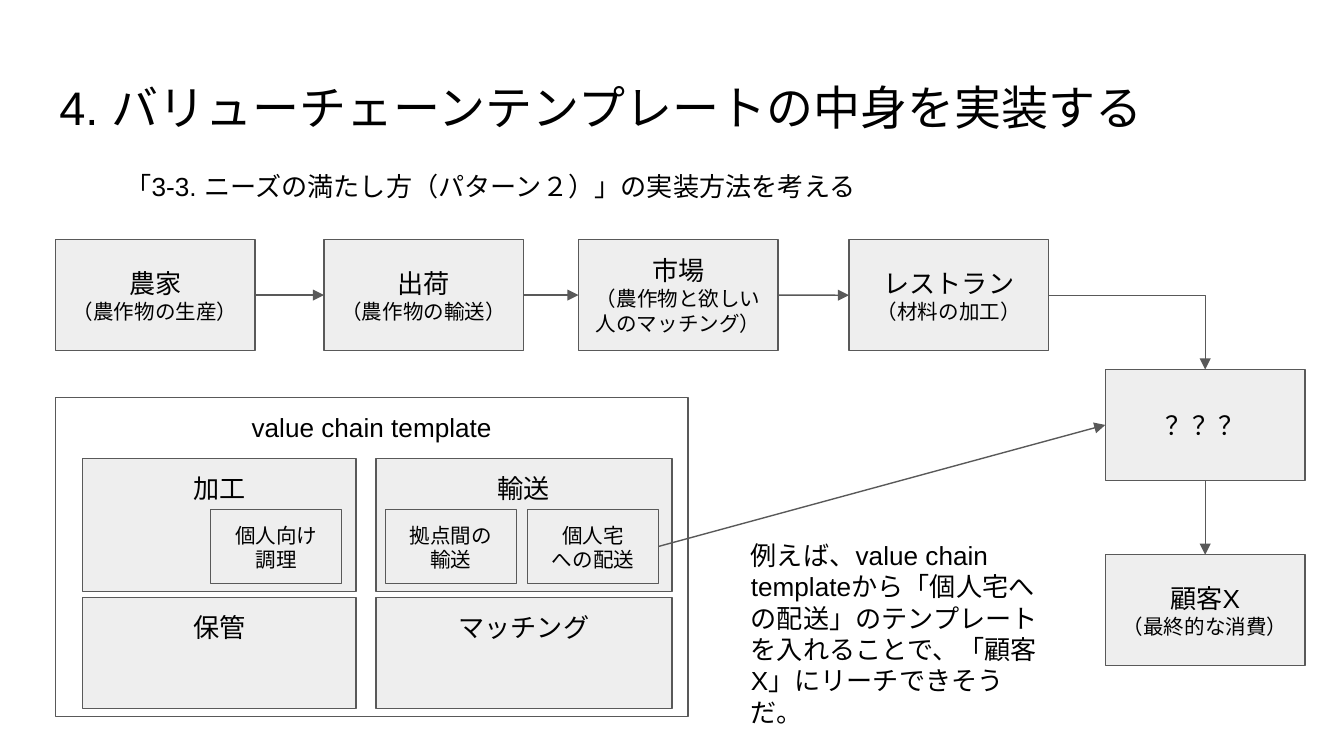
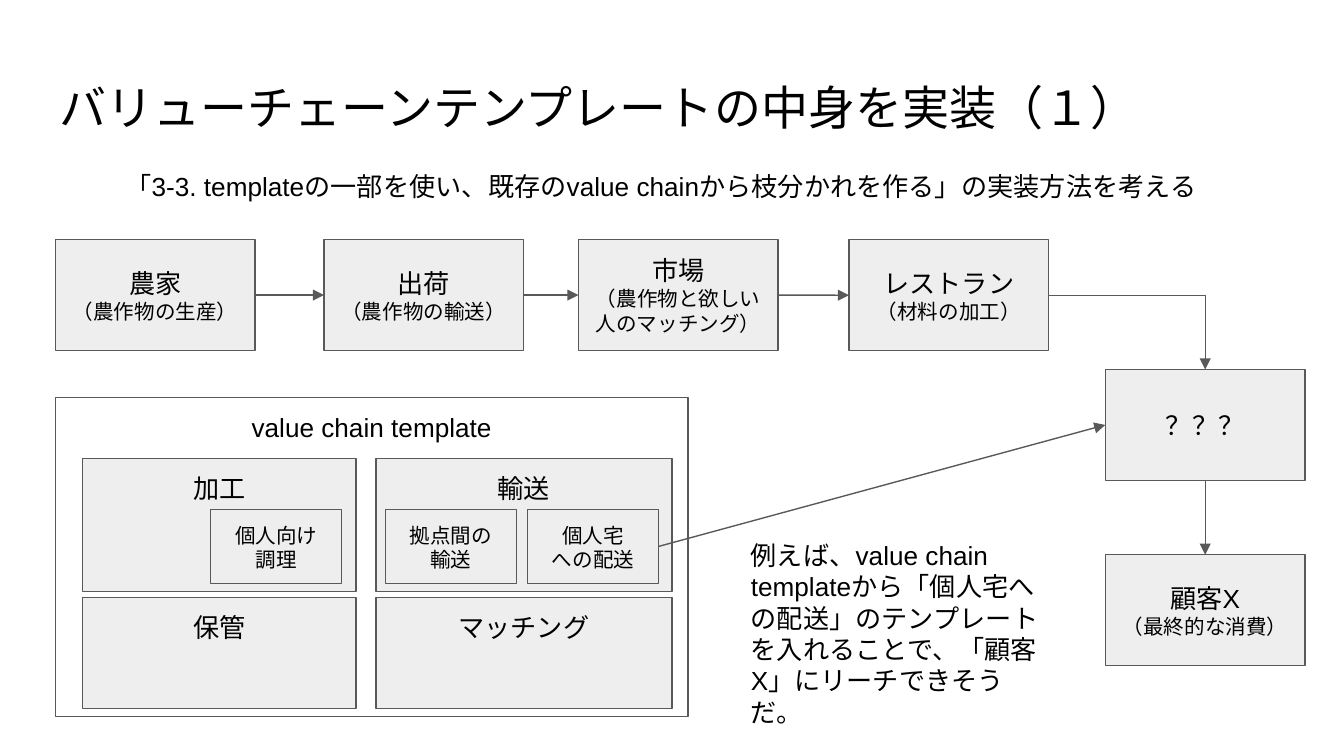
Before and after one commit to urashin/self-organized-value-chain, a slide deck: slide 7 of docs/base-idea/self-organizing-value-chain.pptx (slide 8 before the commit). Drawn at 1344x756 pixels with LibreOffice and Linux fonts; fonts in the diff are those of the drawing. Boxes give left, top, right and bottom in pixels: in the first picture for what was removed or moved away, otherwise in the second. Text is boxed around its words. In the diff, an @@ line names an element or a change of style, - is before the commit and + after.

```diff
--- a/docs/base-idea/self-organizing-value-chain.pptx
+++ b/docs/base-idea/self-organizing-value-chain.pptx
@@ title at (59,85,1137,130): text changed @@
-4. バリューチェーンテンプレートの中身を実装する
+バリューチェーンテンプレートの中身を実装（１）
@@ text at (125,174,1197,202): text changed @@
-「3-3. ニーズの満たし方（パターン２）」の実装方法を考える
+「3-3. templateの一部を使い、既存のvalue chainから枝分かれを作る」の実装方法を考える
```
Also in this commit, not shown: 3 other slides changed, 3 slides added, 6 slides removed, 1 other file.
